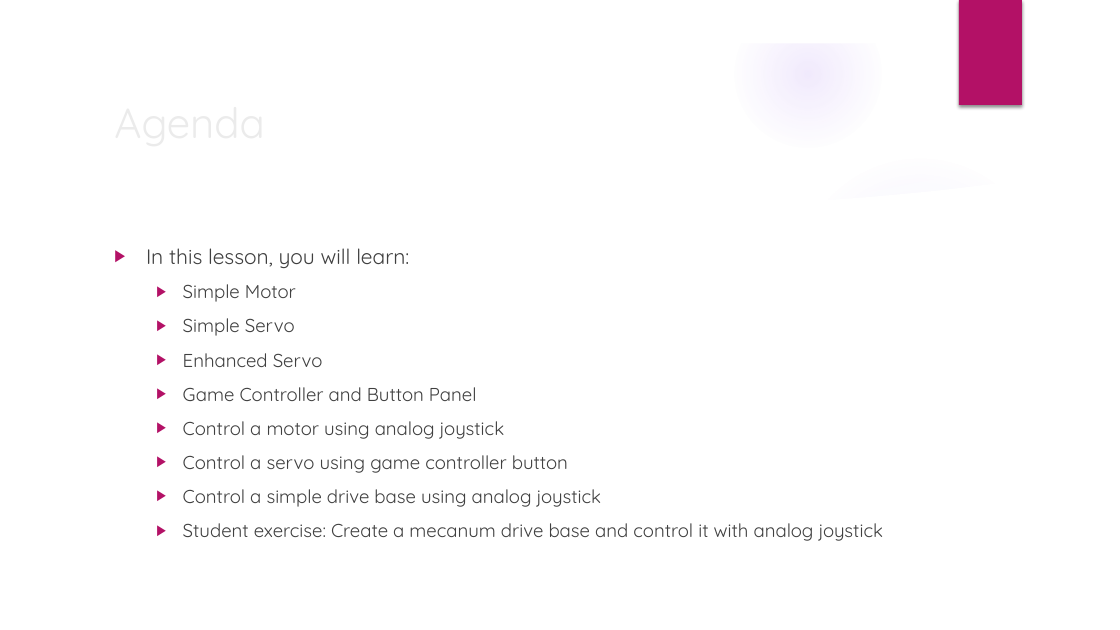
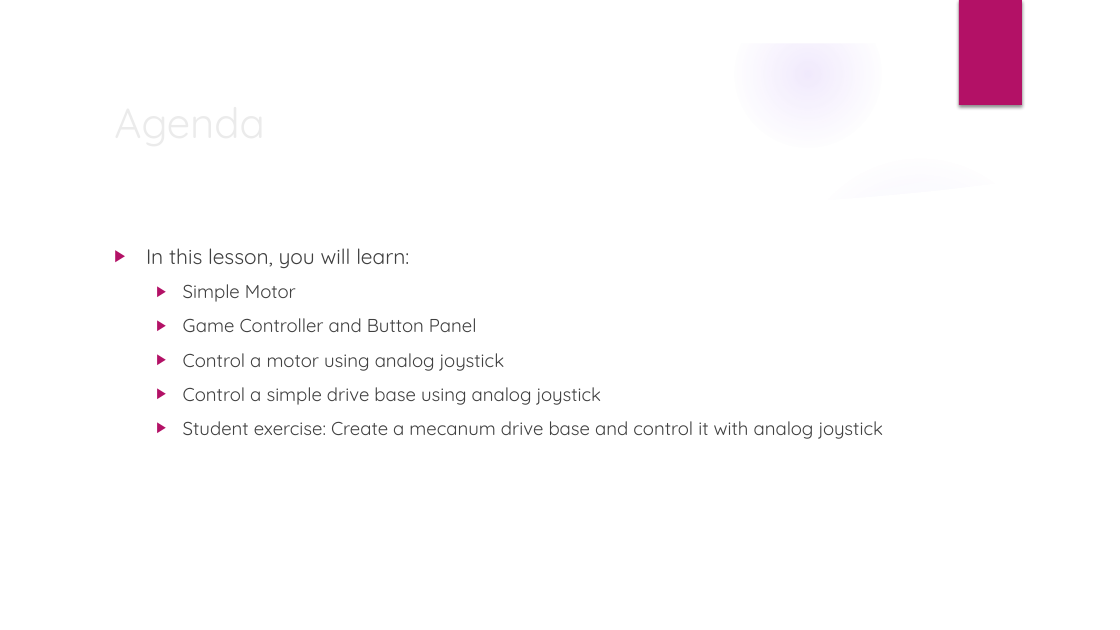
Before and after one commit to trc492/FrcProgrammingClass, a slide deck: slide 2 of Lesson3/AdvancedRoboticsLesson3.pptx. Drawn at 1120x630 pixels with LibreOffice and Linux fonts; fonts in the diff are those of the drawing; background and template pictures are left out. Boxes give left, top, right and bottom in pixels: in the first picture for what was removed or moved away, otherwise in the second. Text is boxed around its words. In the diff, an @@ line names an element or a change of style, - is before the commit and + after.

```diff
--- a/Lesson3/AdvancedRoboticsLesson3.pptx
+++ b/Lesson3/AdvancedRoboticsLesson3.pptx
@@ text at (x1=183, y1=318, x2=323, y2=367): paragraphs removed @@
-  ▶ Simple Servo
-  ▶ Enhanced Servo
@@ text at (x1=183, y1=455, x2=568, y2=473): paragraph removed @@
-  ▶ Control a servo using game controller button
```
Also in this commit, not shown: 4 other slides changed, 3 slides removed, 1 other file.
